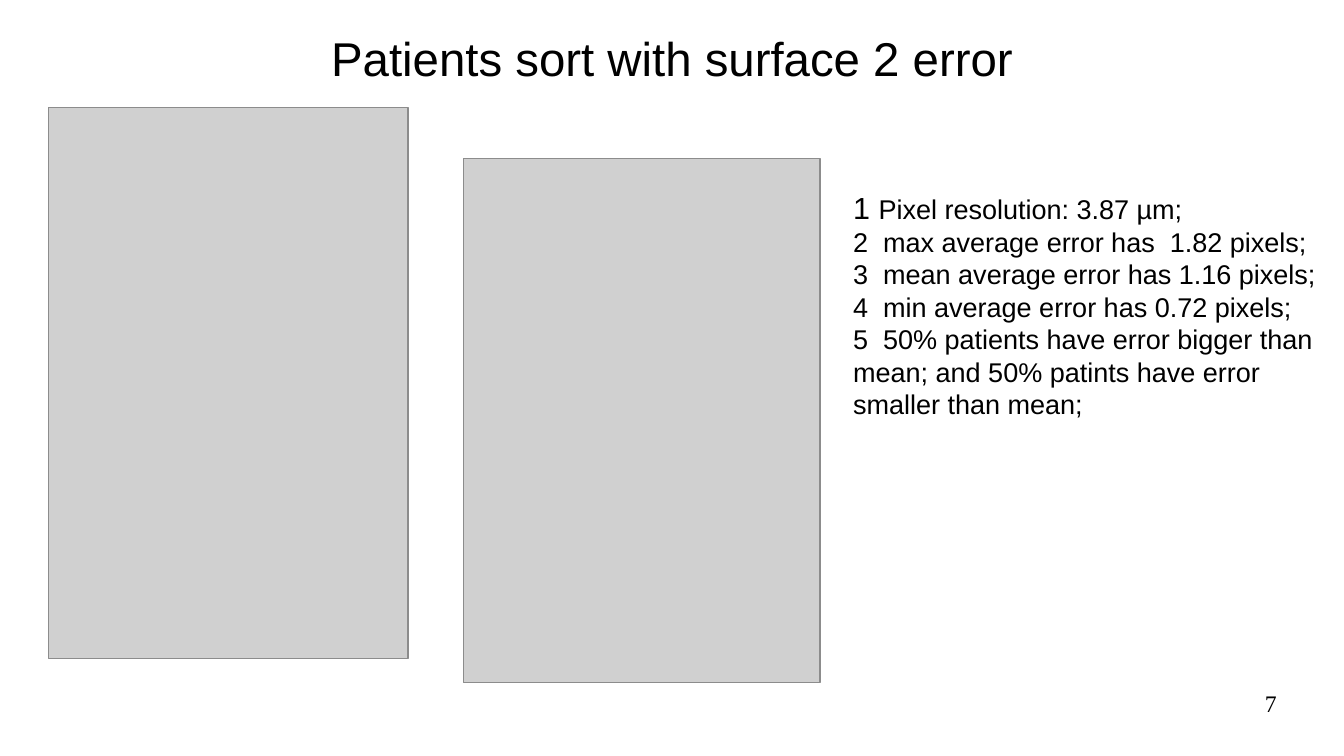
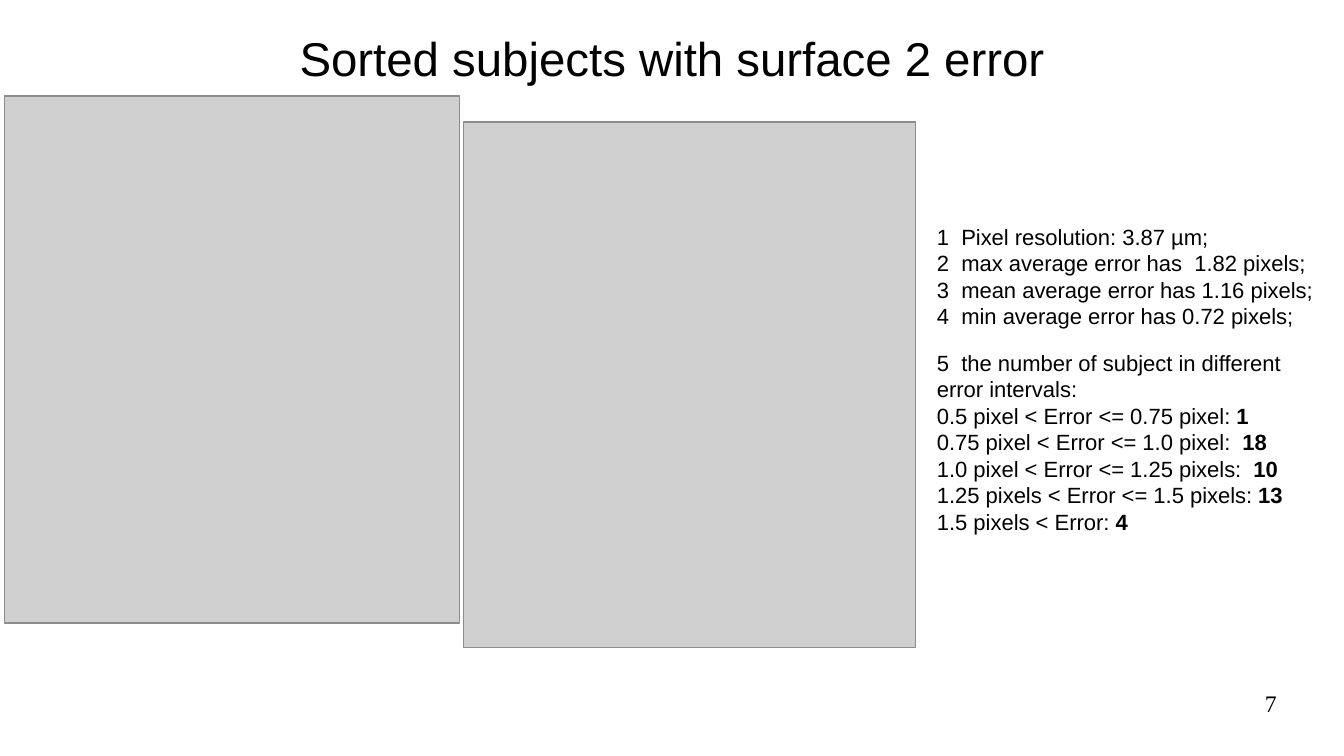
Before and after one commit to Hui-Xie/OvarianCancer, a slide deck: slide 7 of OCTMultiSurfaces/testConfig/expTongren_10Surfaces_allGoodBscans_20200512/10SurfaceExperementReport_20200529.odp. Drawn at 1344x756 pixels with LibreOffice and Linux fonts; fonts in the diff are those of the drawing; grey boxes stand for pictures. Boxes give left, top, right and bottom in pixels: in the first picture for what was removed or moved away, otherwise in the second. Text is boxed around its words. In the diff, an @@ line names an element or a change of style, - is before the commit and + after.

```diff
--- a/OCTMultiSurfaces/testConfig/expTongren_10Surfaces_allGoodBscans_20200512/10SurfaceExperementReport_20200529.odp
+++ b/OCTMultiSurfaces/testConfig/expTongren_10Surfaces_allGoodBscans_20200512/10SurfaceExperementReport_20200529.odp
@@ title at box(300, 41, 1044, 86): text changed @@
-Patients sort with surface 2 error
+Sorted subjects with surface 2 error
@@ picture: place and size @@
-picture at box(463, 159, 821, 683)
+picture at box(5, 96, 460, 623)
@@ picture: place and size @@
-picture at box(49, 107, 409, 659)
+picture at box(463, 122, 916, 648)
@@ text "1 Pixel resolution: 3.87 µm;": place and size @@
-text "1 Pixel resolution: 3.87 µm;" at box(853, 198, 1316, 418)
+text "1 Pixel resolution: 3.87 µm;" at box(937, 229, 1313, 535)
@@ text at box(937, 229, 1313, 329): size 18 to 13 pt in "1"; size 16 to 13 pt in "Pixel resolution: 3.87 µm;", "2 max average error has 1.82 pixels;", "3 mean average error has 1.16 pixels;", "4 min average error has 0.72 pixels;" @@
@@ text at box(937, 355, 1282, 535): text changed; size 16 to 13 pt @@
-5 50% patients have error bigger than mean; and 50% patints have error smaller than mean;
+5 the number of subject in different error intervals:
+0.5 pixel < Error <= 0.75 pixel: 1
+0.75 pixel < Error <= 1.0 pixel: 18
+1.0 pixel < Error <= 1.25 pixels: 10
+1.25 pixels < Error <= 1.5 pixels: 13
+1.5 pixels < Error: 4
```
Also in this commit, not shown: 8 other slides changed, 2 slides added, 1 slide removed, 2 other files.
